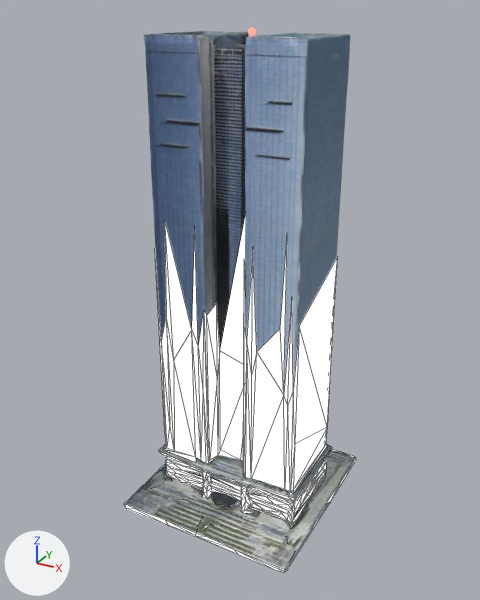
Before and after pictures for a commit that changed the glTF model assets/heavy/sky/sky-blue.glb.
Before and after are seen from a camera (50 mm lens) standing at (103.4, -193.0, 177.2) and looking at (-1.3, -2.7, 82.0). The axes (+X, +Y, +Z) are drawn at lower left. The lights are the same throughout. The picture after the commit comes second. Mesh edges are drawn as thin lines on the coarser meshes. Where no turn or scale is listed for an object, it has been applied to the vertices.

Objects in the first picture: 'Accent', 'Body' and 1 more.
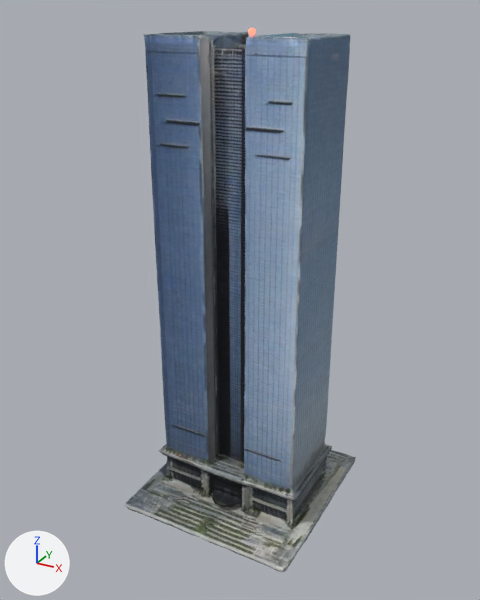
Pixel boxes [x1, y1, x2, y2] of what changed, in the pictures (480 x 600 px):
'Accent', deleted
    before: [124, 219, 356, 573]

Edits to the bpy script that builds the scene:
```text
Remove ob_accent:
    ob_accent = bpy.data.objects.new('Accent', me_accent)
    ob_accent.location = (0.0, 0.0, 63.5)
```
